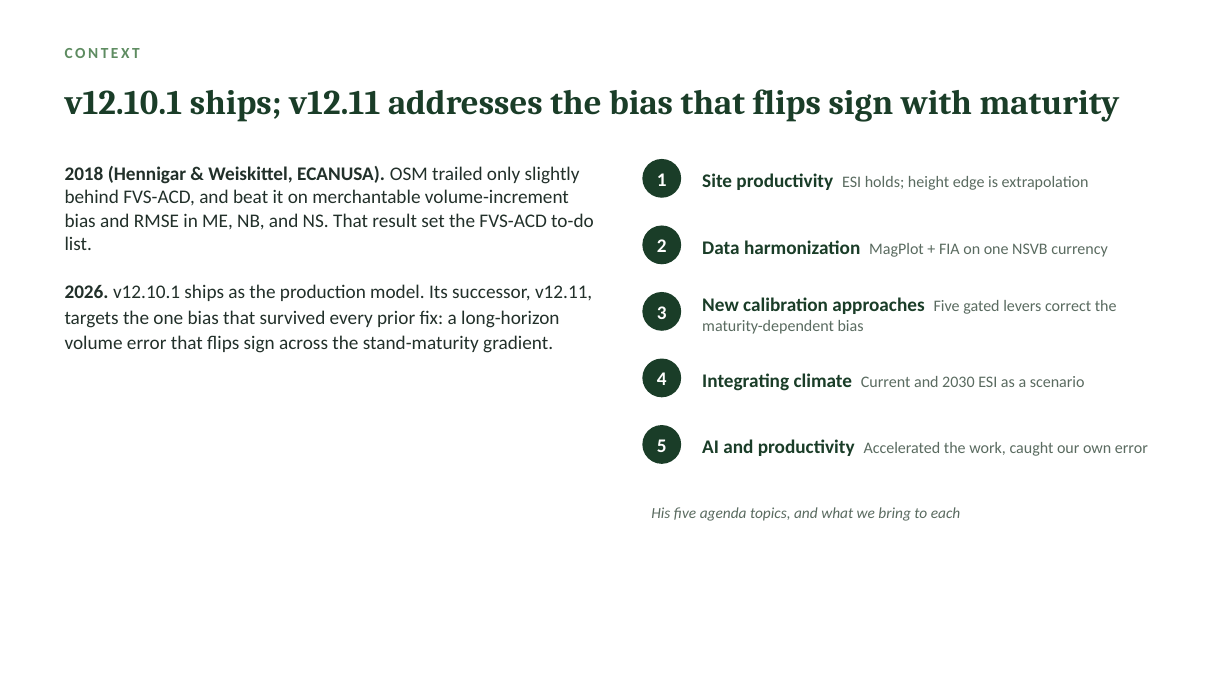
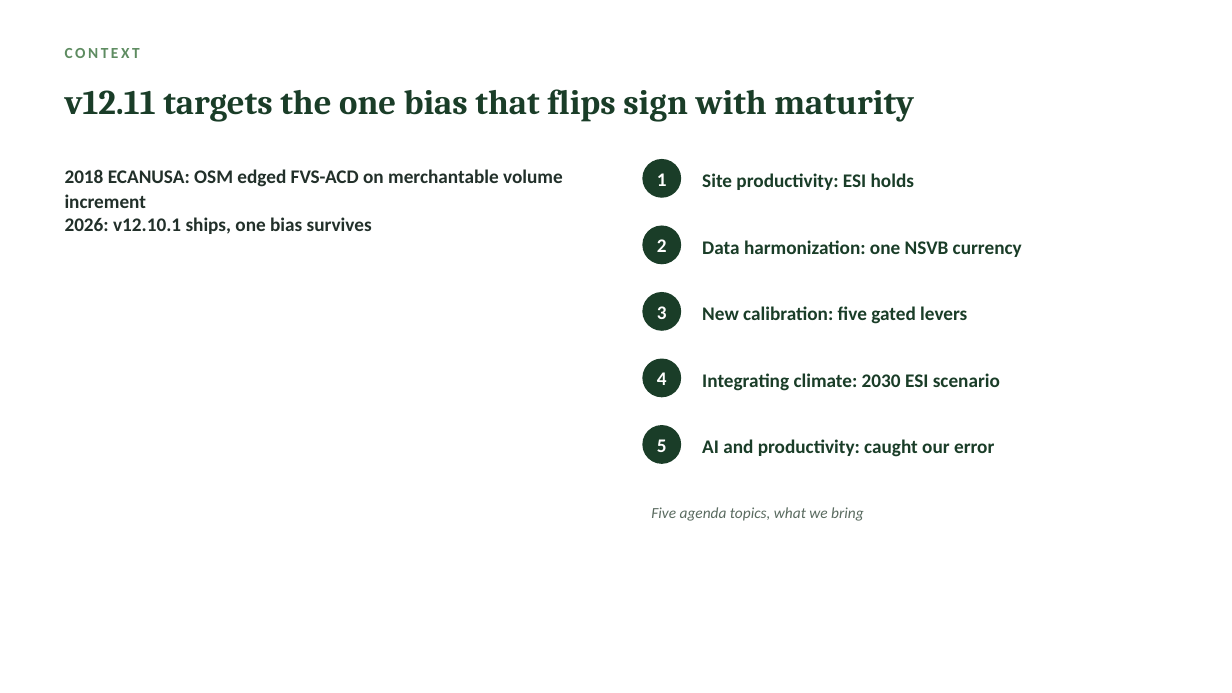
Before and after one commit to holoros/fvs-acd, a slide deck: slide 2 of FVS-ACD_Hennigar_Aug2026.pptx. Drawn at 1232x693 pixels with LibreOffice and Linux fonts; fonts in the diff are those of the drawing. Boxes give left, top, right and bottom in pixels: in the first picture for what was removed or moved away, otherwise in the second. Text is boxed around its words. In the diff, an @@ line names an element or a change of style, - is before the commit and + after.

Commit message:
v12.11 benchmark: height-coverage census, rescores, and Zenodo deposit package

```diff
--- a/FVS-ACD_Hennigar_Aug2026.pptx
+++ b/FVS-ACD_Hennigar_Aug2026.pptx
@@ text at (x1=65, y1=89, x2=914, y2=122): text changed @@
-v12.10.1 ships; v12.11 addresses the bias that flips sign with maturity
+v12.11 targets the one bias that flips sign with maturity
@@ text at (x1=65, y1=169, x2=563, y2=234): text changed; bold on @@
-2018 (Hennigar & Weiskittel, ECANUSA). OSM trailed only slightly behind FVS-ACD, and beat it on merchantable volume-increment bias and RMSE in ME, NB, and NS. That result set the FVS-ACD to-do list.
-2026. v12.10.1 ships as the production model. Its successor, v12.11, targets the one bias that survived every prior fix: a long-horizon volume error that flips sign across the stand-maturity gradient.
+2018 ECANUSA: OSM edged FVS-ACD on merchantable volume increment
+2026: v12.10.1 ships, one bias survives
@@ text at (x1=702, y1=173, x2=914, y2=190): text changed; size 12.5 to 15 pt; text colour #5A6B60 to #1A3D28; bold on @@
-Site productivity ESI holds; height edge is extrapolation
+Site productivity: ESI holds
@@ text at (x1=702, y1=240, x2=1022, y2=257): text changed; size 12.5 to 15 pt; text colour #5A6B60 to #1A3D28; bold on @@
-Data harmonization MagPlot + FIA on one NSVB currency
+Data harmonization: one NSVB currency
@@ text at (x1=702, y1=306, x2=967, y2=324): text changed; size 12.5 to 15 pt; text colour #5A6B60 to #1A3D28; bold on @@
-New calibration approaches Five gated levers correct the maturity-dependent bias
+New calibration: five gated levers
@@ text at (x1=702, y1=373, x2=1000, y2=391): text changed; size 12.5 to 15 pt; text colour #5A6B60 to #1A3D28; bold on @@
-Integrating climate Current and 2030 ESI as a scenario
+Integrating climate: 2030 ESI scenario
@@ text at (x1=702, y1=439, x2=994, y2=457): text changed; size 12.5 to 15 pt; text colour #5A6B60 to #1A3D28; bold on @@
-AI and productivity Accelerated the work, caught our own error
+AI and productivity: caught our error
@@ text at (x1=651, y1=507, x2=864, y2=521): text changed @@
-His five agenda topics, and what we bring to each
+Five agenda topics, what we bring
```
Also in this commit, not shown: 39 other slides changed, 1 slide added, 25 other files.
